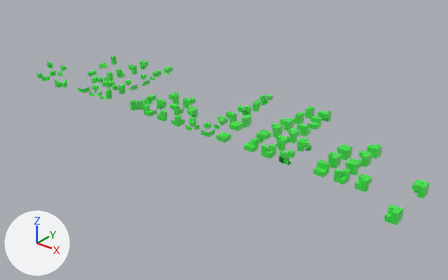
Two versions of the glTF model minecraft/project/assets/MarchingCubesMerged.glb, one commit apart.
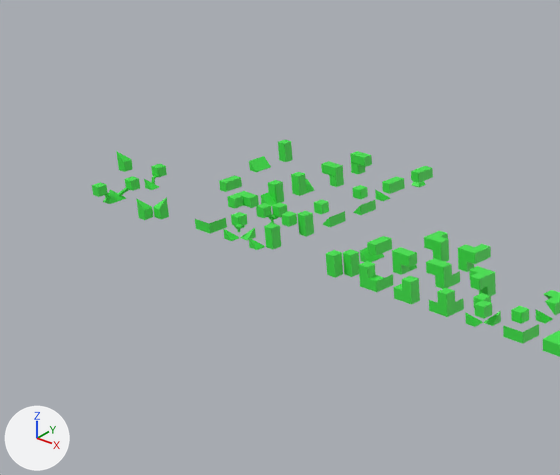
The first picture shows the older version from a 50 mm lens placed at (-7.4, -50.0, 26.3), pointed at (-44.4, -3.8, -2.3). The close-ups show the older and then the newer version on the part from 0% to 50% of the width and 0% to 68% of the height of that picture. Only the edits that show in the close-ups are written down. Every picture has the same lights, and +X, +Y and +Z are marked at lower left.

Script lines for the objects in view, before the commit:
```python
ob_00000001_circle_002 = bpy.data.objects.new('00000001_circle.002', me_cube_3689)
ob_00000001_circle_002.location = (-70.5, -5.5, 1.5)
ob_00000101_circle_002 = bpy.data.objects.new('00000101_circle.002', me_cube_3710)
ob_00000101_circle_002.location = (-66.5, -7.5, 0.5)
ob_00000111_circle_002 = bpy.data.objects.new('00000111_circle.002', me_cube_3720)
ob_00000111_circle_002.location = (-62.22, -7.5, 0.5)
ob_00010000_circle_002 = bpy.data.objects.new('00010000_circle.002', me_cube_3685)
ob_00010000_circle_002.location = (-70.5, -5.5, 0.5)
ob_00010001_circle_002 = bpy.data.objects.new('00010001_circle.002', me_cube_3709)
ob_00010001_circle_002.location = (-66.5, 1.5, 0.5)
ob_00011000_circle_002 = bpy.data.objects.new('00011000_circle.002', me_cube_3714)
ob_00011000_circle_002.location = (-68.5, -8.5, 0.5)
ob_01010101_circle_002 = bpy.data.objects.new('01010101_circle.002', me_cube_3756)
ob_01010101_circle_002.location = (-53.5, -7.5, 0.5)
ob_10000111_circle_001 = bpy.data.objects.new('10000111_circle.001', me_cube_3800)
ob_10000111_circle_001.location = (-43.5, -7.5, 0.5)
ob_11001000_circle = bpy.data.objects.new('11001000_circle', me_cube_3726)
ob_11001000_circle.location = (-62.22, 2.0, 0.5)
# also in view: '00101011_circle' at (-49.5, -7.5, 0.5); '01000101_circle.002' at (-58.5, -7.5, 0.5); '00010111_circle.002' at (-51.5, -7.5, 0.5); '10100101_circle.002' at (-45.5, -7.5, 0.5); '00100111_circle.002' at (-47.5, -7.5, 0.5)
```
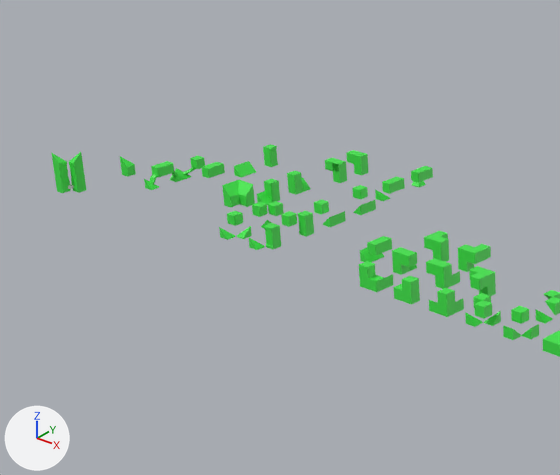
What changed in the scene script:
```text
Change ob_00010000_circle_002:
    ob_00010000_circle_002.location: (-70.5, -5.5, 0.5) -> (-71.0, -5.0, 0.0)
Change ob_00000001_circle_002:
    ob_00000001_circle_002.location: (-70.5, -5.5, 1.5) -> (-71.0, -5.0, 1.0)
Change ob_01000001_circle_001:
    ob_01000001_circle_001.location: (-68.5, -7.5, 0.5) -> (-68.5, -3.5, 0.5)
Change ob_00001001_circle_001:
    ob_00001001_circle_001.location: (-66.5, -0.5, 0.5) -> (-66.5, -1.5, 0.5)
Change ob_10010000_circle_001:
    ob_10010000_circle_001.location: (-66.5, -2.5, -0.5) -> (-66.5, -3.5, 0.5)
Remove ob_00010001_circle_002:
    ob_00010001_circle_002 = bpy.data.objects.new('00010001_circle.002', me_cube_3709)
Remove ob_00000101_circle_002:
    ob_00000101_circle_002 = bpy.data.objects.new('00000101_circle.002', me_cube_3710)
Change ob_01010000_circle:
    ob_01010000_circle.location: (-66.5, -7.5, -0.5) -> (-71.5, -8.5, 0.0)
Remove ob_00011000_circle_002:
    ob_00011000_circle_002 = bpy.data.objects.new('00011000_circle.002', me_cube_3714)
Remove ob_00000111_circle_002:
    ob_00000111_circle_002 = bpy.data.objects.new('00000111_circle.002', me_cube_3720)
Change ob_11010000_circle:
    ob_11010000_circle.location: (-62.22, -5.5, 0.5) -> (-62.5, -5.5, 0.5)
Change ob_10001001_circle:
    ob_10001001_circle.location: (-62.22, -3.5, 0.5) -> (-62.5, -3.5, 0.5)
Change ob_00011001_circle:
    ob_00011001_circle.location: (-62.22, -1.5, 0.5) -> (-62.5, -1.5, 0.5)
Change ob_11000100_circle:
    ob_11000100_circle.location: (-62.22, 0.0, 0.5) -> (-62.5, 0.5, 0.5)
Remove ob_11001000_circle:
    ob_11001000_circle = bpy.data.objects.new('11001000_circle', me_cube_3726)
Change ob_10000101_circle_002:
    ob_10000101_circle_002.location: (-60.22, -7.5, 0.5) -> (-60.5, -7.5, 0.5)
Change ob_01010010_circle:
    ob_01010010_circle.location: (-60.22, -5.5, 0.5) -> (-60.5, -5.5, 0.5)
Remove ob_01010101_circle_002:
    ob_01010101_circle_002 = bpy.data.objects.new('01010101_circle.002', me_cube_3756)
Add ob_01010101_circle_001:
    ob_01010101_circle_001 = bpy.data.objects.new('01010101_circle.001', me_cube_674)  # 72 vertices, 136 faces; spans x -0.5..0.5, y -0.5..0.5, z -0.5..0.5; in mat_grass (green #3ee749)
    ob_01010101_circle_001.location = (-71.5, -8.5, 1.0)
Add ob_00110010_circle:
    ob_00110010_circle = bpy.data.objects.new('00110010_circle', me_cube_644)  # 26 vertices, 39 faces; spans x -0.5..0.5, y -0.5..0.0, z -0.5..0.5; in mat_grass (green #3ee749)
    ob_00110010_circle.location = (-62.5, 2.5, 0.5)
Add ob_00001101_circle:
    ob_00001101_circle = bpy.data.objects.new('00001101_circle', me_cube_639)  # 15 vertices, 26 faces; spans x -0.5..0.5, y -0.5..0.5, z -0.5..0.0; in mat_grass (green #3ee749)
    ob_00001101_circle.location = (-62.5, -5.5, 1.5)
Add ob_00011000_circle:
    ob_00011000_circle = bpy.data.objects.new('00011000_circle', me_cube_633)  # 51 vertices, 90 faces; spans x -0.5..0.0, y -0.5..0.5, z -0.5..0.5; in mat_grass (green #3ee749)
    ob_00011000_circle.location = (-68.5, -4.5, 0.5)
Add ob_00000101_circle_001:
    ob_00000101_circle_001 = bpy.data.objects.new('00000101_circle.001', me_cube_628)  # 24 vertices, 40 faces; spans x -0.5..0.5, y -0.5..0.5, z -0.5..0.0; in mat_grass (green #3ee749)
    ob_00000101_circle_001.location = (-71.5, -8.5, 2.0)
Add ob_00010001_circle:
    ob_00010001_circle = bpy.data.objects.new('00010001_circle', me_cube_625)  # 36 vertices, 68 faces; spans x -0.5..0.0, y -0.5..0.0, z -0.5..0.5; in mat_grass (green #3ee749)
    ob_00010001_circle.location = (-66.5, 0.5, 0.5)
```

Location of each change, [x1, y1, x2, y2] in pixels of the close-ups (560 x 475 px):
'01010101_circle.002', deleted (green)
    before: [326, 249, 360, 278]
'10000101_circle.002', moved
    before: [223, 212, 256, 241]
    after: [219, 211, 252, 240]
'01010000_circle', moved
    before: [138, 207, 169, 220]
    after: [56, 181, 86, 193]
'10010000_circle.001', moved
    before: [219, 175, 242, 192]
    after: [202, 162, 225, 178]
'11000100_circle', moved
    before: [321, 161, 344, 187]
    after: [325, 158, 347, 183]
'01010101_circle.001', added (green)
    after: [53, 161, 85, 184]
'01010010_circle', moved
    before: [256, 202, 288, 228]
    after: [252, 201, 284, 228]
'10001001_circle', moved
    before: [261, 180, 284, 206]
    after: [257, 179, 280, 205]
'01000001_circle.001', moved
    before: [111, 176, 140, 201]
    after: [177, 156, 205, 179]
'00011001_circle', moved
    before: [291, 172, 315, 196]
    after: [287, 171, 311, 195]
'00001001_circle.001', moved
    before: [249, 156, 271, 172]
    after: [234, 161, 256, 177]
'11010000_circle', moved
    before: [227, 191, 259, 209]
    after: [223, 194, 255, 207]
'00001101_circle', added (green)
    after: [222, 180, 254, 198]
'00110010_circle', added
    after: [346, 150, 368, 175]
'11001000_circle', deleted
    before: [350, 151, 372, 174]
'00000111_circle.002', deleted
    before: [195, 218, 227, 234]
'00011000_circle.002', deleted
    before: [92, 182, 118, 204]
'00010001_circle', added
    after: [263, 144, 278, 167]
'00010001_circle.002', deleted
    before: [278, 140, 293, 162]
'00011000_circle', added
    after: [160, 161, 184, 182]
'00010000_circle.002', moved
    before: [118, 160, 133, 172]
    after: [121, 165, 136, 177]
'00000101_circle.002', deleted
    before: [136, 197, 168, 210]
'00000101_circle.001', added
    after: [51, 152, 82, 164]
'00000001_circle.002', moved
    before: [116, 151, 131, 163]
    after: [120, 157, 135, 167]
